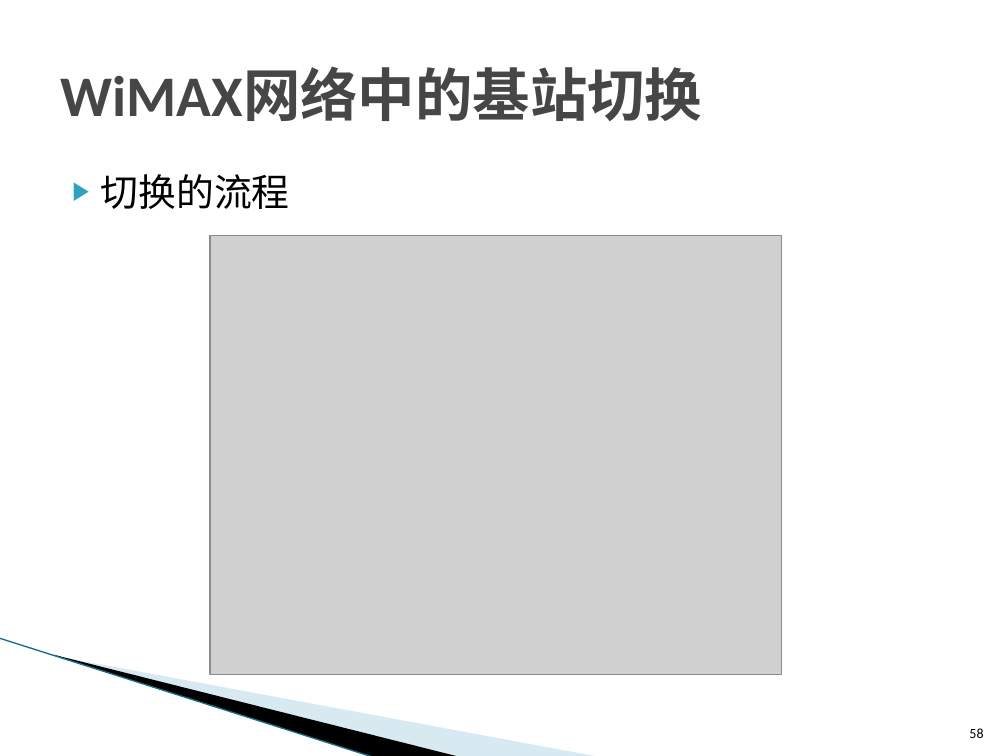
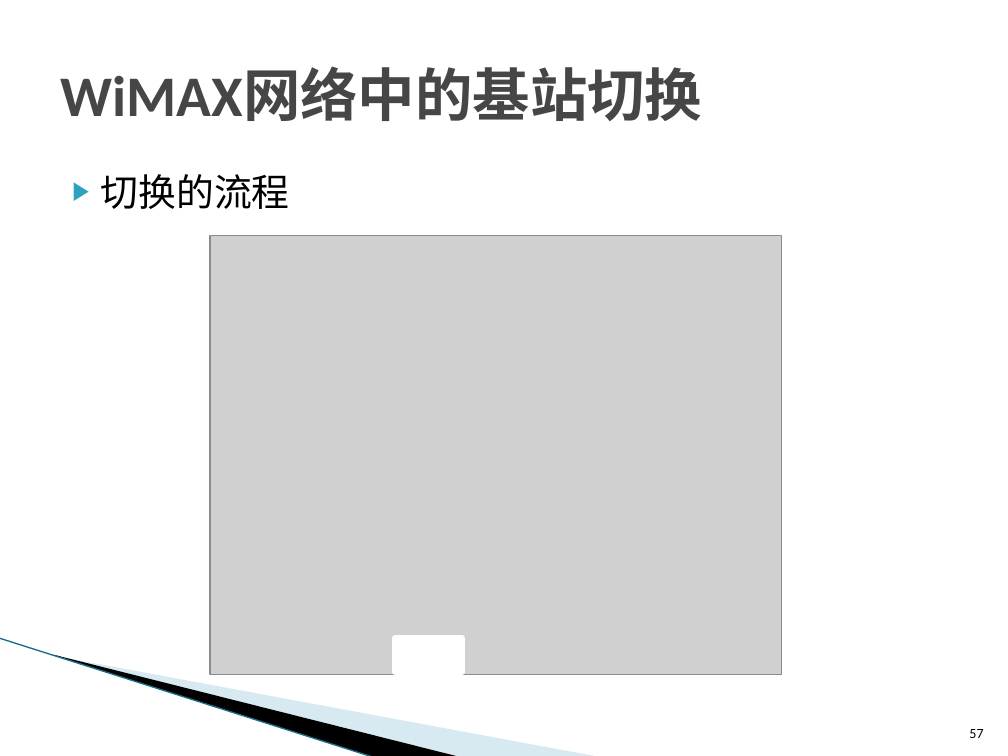
Before and after one commit to ZhiweiYAN/yzw_thesis, a slide deck: slide 57 of defense_phd.pptx (slide 58 before the commit). Drawn at 1008x756 pixels with LibreOffice and Linux fonts; fonts in the diff are those of the drawing; grey boxes stand for pictures; background and template pictures are left out. Boxes give left, top, right and bottom in pixels: in the first picture for what was removed or moved away, otherwise in the second. Text is boxed around its words. In the diff, an @@ line names an element or a change of style, - is before the commit and + after.

```diff
--- a/defense_phd.pptx
+++ b/defense_phd.pptx
@@ rectangle added at box(395, 638, 463, 671), fill #FFFFFF, outline #FFFFFF 4.33 pt @@
@@ page number at box(969, 729, 983, 738): text changed @@
-58
+57
```
Also in this commit, not shown: 7 other slides changed, 1 slide removed, 1 other file.
